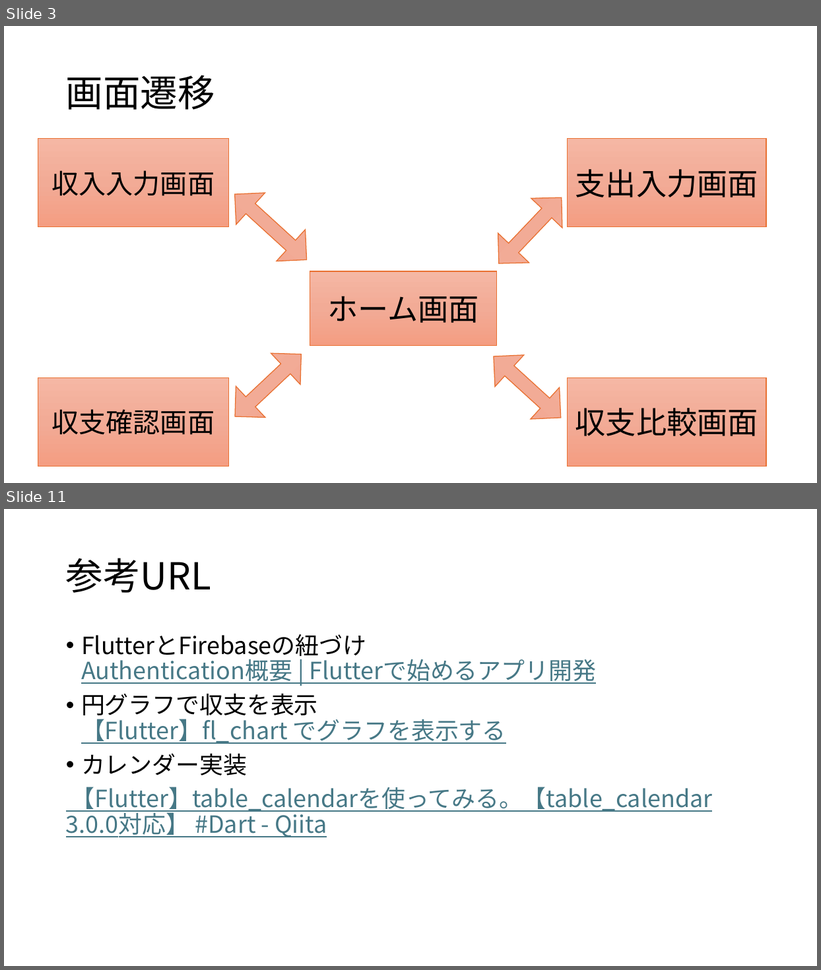
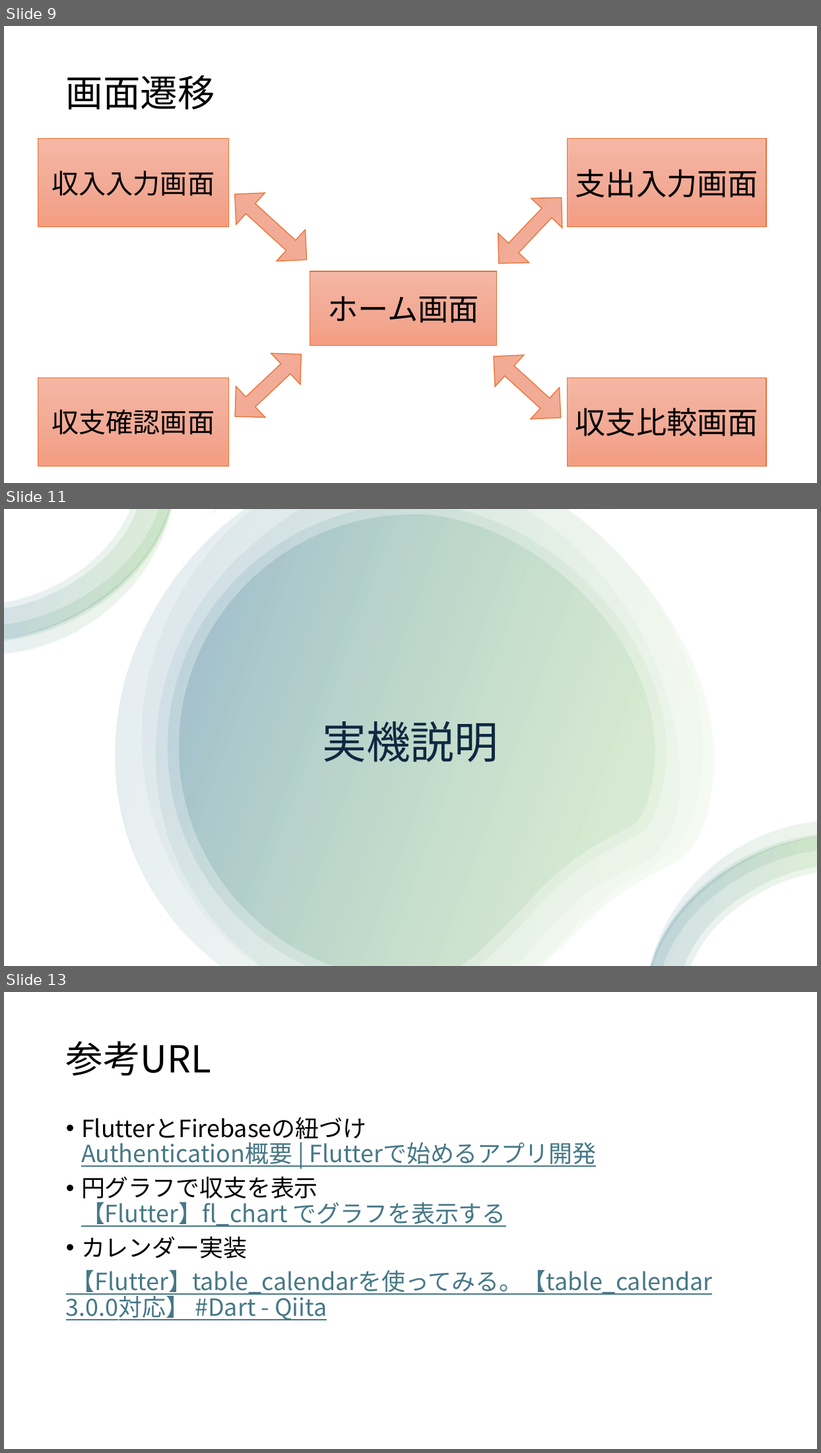
Before and after one commit to iwasitamasayosi/flutter_application_1, a slide deck: 家計簿_岩下暢秀.pptx. Shown one above the other, each under a label of ours: slides 3 and 11 before the commit, slides 9, 11 and 13 after it; the slides between them are not shown. The pictures are 821x970 and 821x1453 pixels, drawn with LibreOffice and Linux fonts; fonts in the diff are those of the drawing. Boxes give left, top, right and bottom in pixels: in the first picture for what was removed or moved away, otherwise in the second. Text is boxed around its words. In the diff, an @@ line names an element or a change of style, - is before the commit and + after.

```diff
--- a/家計簿_岩下暢秀.pptx
+++ b/家計簿_岩下暢秀.pptx
@@ slide 11 added at (x1=4, y1=509, x2=817, y2=966), background #FFFFFF @@
@@ rectangle added at (x1=4, y1=509, x2=817, y2=966), fill #FFFFFF @@
@@ group added at (x1=4, y1=509, x2=172, y2=654): 4 freeform shapes @@
@@ group added at (x1=91, y1=509, x2=743, y2=966): 7 freeform shapes @@
@@ freeform shape added at (x1=104, y1=509, x2=729, y2=966), fill gradient #4EA72E to #156082 @@
@@ title added at (x1=323, y1=722, x2=499, y2=762), 52 pt, text #0E2841 @@
+実機説明
@@ group added at (x1=650, y1=821, x2=817, y2=966): 4 freeform shapes @@
@@ what was slide 3 is now slide 9 @@
@@ what was slide 11 is now slide 13 @@
```
Also in this commit, not shown: 3 slides changed, 3 other slides added, 1 slide removed.
